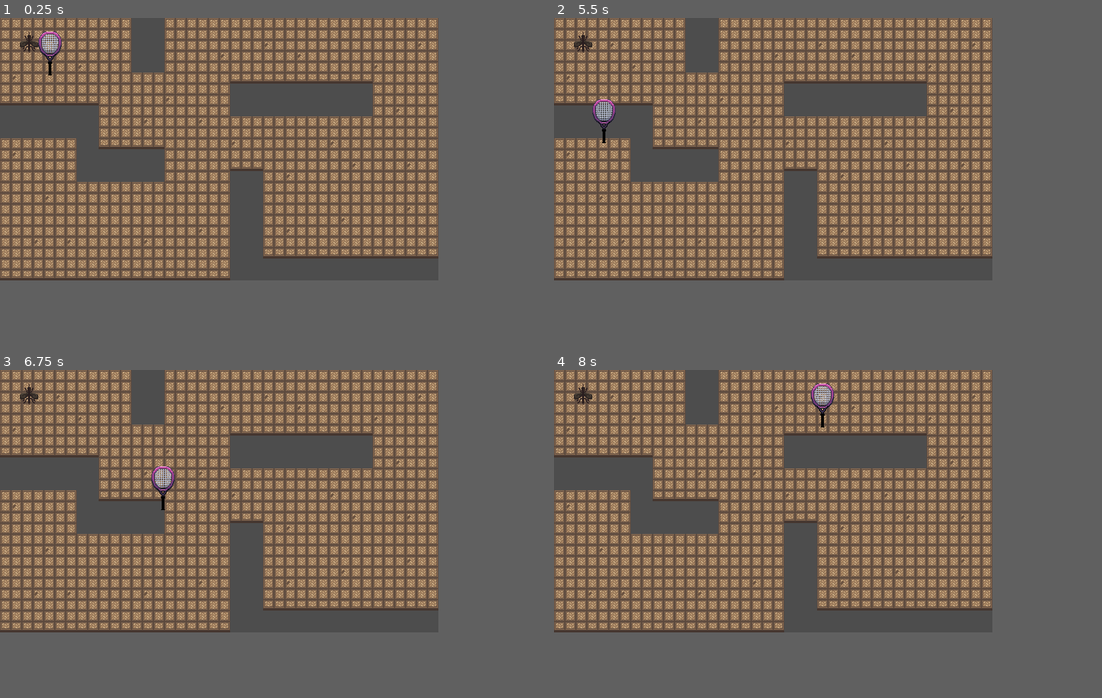
Above: before the commit, frames 1-4 (two rows, left to right).
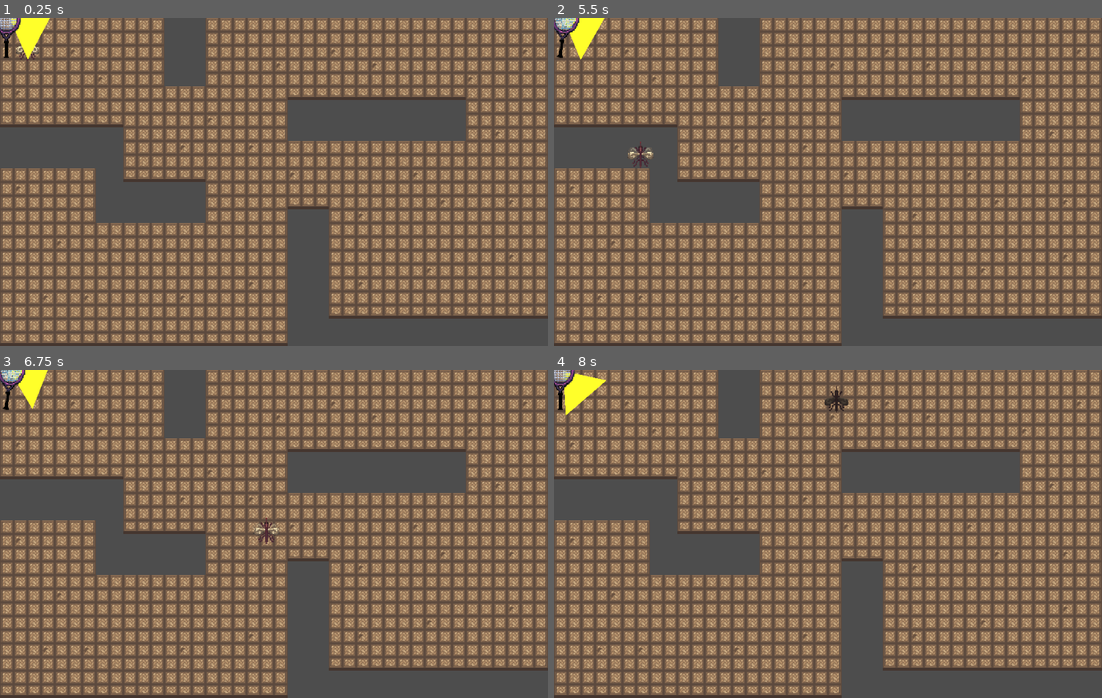
Above: after the commit, the same moments.

Repository: VivianChenyc5519/hit-mosquito
Game: Godot game, scene res://scenes/game.tscn
The game is run twice, just before and just after one commit, with the same random seed, the same clock (stepped at 60 frames per second) and the same inputs.
Inputs (mouse positions are in pixels of both pictures, inside the frame that each line leads up to):
- Up to frame 1 (0.25 s): no input
- Up to frame 2 (5.5 s): tap Enter at 0.5 s; move the mouse to (871, 136) at 0.52 s; press the mouse at (871, 136) at 0.53 s; hold D (move_right) 0.53-1.28 s; move the mouse to (685, 162) at 1.27 s; release the mouse at (685, 162) at 1.28 s; hold S (move_down) 1.28-2.03 s; click (685, 162) at 1.35 s; move the mouse to (817, 90) at 2.02 s; press the mouse at (817, 90) at 2.03 s; hold D (move_right) 2.03-2.78 s; tap 1 at 2.1 s; move the mouse to (751, 201) at 2.77 s; release the mouse at (751, 201) at 2.78 s; hold W (move_up) 2.78-3.53 s; tap 2 at 2.85 s; click (751, 201) at 3.05 s; move the mouse to (904, 188) at 3.52 s; press the mouse at (904, 188) at 3.53 s; hold A (move_left) 3.53-5.03 s; tap 3 at 3.6 s; move the mouse to (641, 109) at 4.27 s; release the mouse at (641, 109) at 4.28 s; click (641, 109) at 4.35 s; move the mouse to (795, 149) at 5.02 s; press the mouse at (795, 149) at 5.03 s; hold S (move_down) from 5.03 s (still down)
- Up to frame 3 (6.75 s): move the mouse to (153, 435) at 5.77 s; release S (move_down) at 5.78 s; release the mouse at (153, 435) at 5.78 s; hold D (move_right) 5.78-6.53 s; tap 1 at 5.85 s; click (153, 435) at 6.05 s; move the mouse to (317, 488) at 6.52 s; press the mouse at (317, 488) at 6.53 s; hold W (move_up) from 6.53 s (still down); tap 2 at 6.6 s
- Up to frame 4 (8 s): move the mouse to (685, 514) at 7.27 s; release W (move_up) at 7.28 s; release the mouse at (685, 514) at 7.28 s; hold D (move_right) from 7.28 s (still down); tap 3 at 7.35 s; click (685, 514) at 7.55 s
In our replay, the window is 640x384 before the commit and 800x480 after it. These sizes can differ from the game's own. Grey fills any space a smaller window leaves; there, only what the larger window draws over its background counts as a difference.

The runs differ from the first frame. In frame 1, 64% of the frame differs, in the area x 0-100%, y 0-100%; in frame 2, 64%; in frame 3, 64%; in frame 4, 64%.

Commit message:
add movement and connect animation
- Add movements for both mosquito and human. Change test_player in game.gd to change what role to move during testing stage
- Animation is hooked up to user interaction

Diff:
--- a/project.godot
+++ b/project.godot
@@ -17,10 +17,10 @@
 
 [display]
 
-window/size/viewport_width=640
-window/size/viewport_height=384
+window/size/viewport_width=1280
+window/size/viewport_height=768
 window/stretch/mode="canvas_items"
-window/stretch/aspect="expand"
+window/stretch/scale=2.0
 
 [dotnet]
 
@@ -52,6 +52,11 @@
 , Object(InputEventKey,"resource_local_to_scene":false,"resource_name":"","device":16,"window_id":0,"alt_pressed":false …(186 unchanged characters)…
 ]
 }
+primary_action={
+"deadzone": 0.2,
+"events": [Object(InputEventMouseButton,"resource_local_to_scene":false,"resource_name":"","device":-1,"window_id":0,"alt_pressed":false,"shift_pressed":false,"ctrl_pressed":false,"meta_pressed":false,"button_mask":0,"position":Vector2(0, 0),"global_position":Vector2(0, 0),"factor":1.0,"button_index":1,"canceled":false,"pressed":false,"double_click":false,"script":null)
+]
+}
 
 [physics]
 
--- a/scenes/game.tscn
+++ b/scenes/game.tscn
@@ -2,6 +2,7 @@
 
 [ext_resource type="Texture2D" uid="uid://dlm5mrf04o8i8" path="res://assets/tile_border_left.png" id="1_dinhu"]
 [ext_resource type="Texture2D" uid="uid://dgjbbhus0laao" path="res://assets/tile.png" id="1_lnu2h"]
+[ext_resource type="Script" uid="uid://b08oi5q3x0nl5" path="res://scripts/game.gd" id="1_trtic"]
 [ext_resource type="Texture2D" uid="uid://c3fngjcv2msi5" path="res://assets/tile_broken.png" id="2_lbhrr"]
 [ext_resource type="Texture2D" uid="uid://be7v3pxqhlc0r" path="res://assets/tile_border_down.png" id="3_iywne"]
 [ext_resource type="PackedScene" uid="uid://ogbjfi8jnnew" path="res://scenes/mosquito.tscn" id="4_iywne"]
@@ -12,6 +13,7 @@
 [ext_resource type="Texture2D" uid="uid://bkq6te8q30rht" path="res://assets/tile_corner_top_left.png" id="7_ca42v"]
 [ext_resource type="Texture2D" uid="uid://bq6cit5w8caa0" path="res://assets/tile_corner_down_right.png" id="8_rysoc"]
 [ext_resource type="Texture2D" uid="uid://dsw4hc80mldak" path="res://assets/tile_corner_down_left.png" id="9_ssvqc"]
+[ext_resource type="Script" uid="uid://diomicnu87yi" path="res://scripts/game_manager.gd" id="14_ir15t"]
 
 [sub_resource type="TileMapPattern" id="TileMapPattern_dinhu"]
 tile_data = PackedInt32Array(0, 12, 0, 65536, 12, 0, 131072, 12, 0, 196608, 12, 0, 262144, 12, 0, 1, 12, 0, 65537, 12,  …(254 unchanged characters)…
@@ -70,6 +72,7 @@
 pattern_0 = SubResource("TileMapPattern_dinhu")
 
 [node name="Game" type="Node2D" unique_id=916694075]
+script = ExtResource("1_trtic")
 
 [node name="Walls" type="StaticBody2D" parent="." unique_id=133682971]
 
@@ -80,3 +83,6 @@
 [node name="Mosquito" parent="." unique_id=1176946089 instance=ExtResource("4_iywne")]
 
 [node name="Racket" parent="." unique_id=766657232 instance=ExtResource("5_p57ef")]
+
+[node name="GameManager" type="Node2D" parent="." unique_id=1058215613]
+script = ExtResource("14_ir15t")
--- a/scenes/mosquito.tscn
+++ b/scenes/mosquito.tscn
@@ -1,6 +1,7 @@
 [gd_scene format=3 uid="uid://ogbjfi8jnnew"]
 
 [ext_resource type="Texture2D" uid="uid://dq1e1w7vuu6rh" path="res://assets/m_death.png" id="1_8fycp"]
+[ext_resource type="Script" uid="uid://op2o7phrer2t" path="res://scripts/mosquito.gd" id="1_jn24c"]
 [ext_resource type="Texture2D" uid="uid://ltnrmp3rfr5j" path="res://assets/m_fly.png" id="2_jn24c"]
 [ext_resource type="Texture2D" uid="uid://bwgph45m3pyqf" path="res://assets/m_rest.png" id="3_0q40q"]
 
@@ -128,11 +129,13 @@
 
 [node name="Mosquito" type="CharacterBody2D" unique_id=1176946089]
 motion_mode = 1
+script = ExtResource("1_jn24c")
 
-[node name="AnimatedSprite2D" type="AnimatedSprite2D" parent="." unique_id=329005516]
+[node name="MosquitoSprite" type="AnimatedSprite2D" parent="." unique_id=329005516]
 position = Vector2(43, 35)
 sprite_frames = SubResource("SpriteFrames_g2yis")
 animation = &"dead"
+frame_progress = 0.044030678
 
 [node name="CollisionShape2D" type="CollisionShape2D" parent="." unique_id=1591447122]
 visible = false
--- a/scenes/racket.tscn
+++ b/scenes/racket.tscn
@@ -2,6 +2,9 @@
 
 [ext_resource type="Script" uid="uid://bj3e1um2igvry" path="res://scripts/human.gd" id="1_fvi3j"]
 [ext_resource type="Texture2D" uid="uid://btlke47w2aeos" path="res://assets/r_hit.png" id="1_p3awx"]
+
+[sub_resource type="CircleShape2D" id="CircleShape2D_6ugr2"]
+radius = 16.0
 
 [sub_resource type="AtlasTexture" id="AtlasTexture_fvi3j"]
 atlas = ExtResource("1_p3awx")
@@ -98,17 +101,8 @@
 "speed": 5.0
 }]
 
-[sub_resource type="CircleShape2D" id="CircleShape2D_6ugr2"]
-radius = 16.0
-
 [node name="Racket" type="CharacterBody2D" unique_id=766657232]
 script = ExtResource("1_fvi3j")
-
-[node name="AnimatedSprite2D" type="AnimatedSprite2D" parent="." unique_id=1987754250]
-position = Vector2(61, 51)
-sprite_frames = SubResource("SpriteFrames_g2yis")
-animation = &"idle"
-frame_progress = 0.33862698
 
 [node name="CollisionShape2D" type="CollisionShape2D" parent="." unique_id=890618767]
 position = Vector2(61, 36)
@@ -116,4 +110,13 @@
 
 [node name="RacketPivot" type="Node2D" parent="." unique_id=1084132392]
 
-[node name="RacketSprite" type="Sprite2D" parent="RacketPivot" unique_id=1161267304]
+[node name="VisionCone" type="Polygon2D" parent="RacketPivot" unique_id=1808748755]
+position = Vector2(1, 0)
+color = Color(1, 1, 0.16470589, 1)
+polygon = PackedVector2Array(0, 0, 41, -31, 41, 32)
+
+[node name="RacketSprite" type="AnimatedSprite2D" parent="." unique_id=1987754250]
+position = Vector2(-3, 14)
+sprite_frames = SubResource("SpriteFrames_g2yis")
+animation = &"hit"
+frame_progress = 0.8381526
--- a/scripts/game.gd
+++ b/scripts/game.gd
@@ -2,18 +2,49 @@
 
 const GameManager = preload("res://scripts/game_manager.gd")
 var manager
-
+@onready var human: Human = $Racket
+@onready var mosquito: Mosquito = $Mosquito
+enum TestPlayer {
+	HUMAN,
+	MOSQUITO,
+	BOTH
+}
+@export var test_player = TestPlayer.MOSQUITO
 
 # Called when the node enters the scene tree for the first time.
 func _ready() -> void:
 	manager = GameManager.new()
 	add_child(manager)
 	connect_game_signals()
+	connect_player_signals()
+	setup_test_player()
 
+func setup_test_player() -> void:
+	match test_player:
+		TestPlayer.HUMAN:
+			human.set_input_enabled(true)
+			mosquito.set_input_enabled(false)
+		TestPlayer.MOSQUITO:
+			human.set_input_enabled(false)
+			mosquito.set_input_enabled(true)
+		TestPlayer.BOTH:
+			human.set_input_enabled(true)
+			mosquito.set_input_enabled(true)
 
 # Called every frame. 'delta' is the elapsed time since the previous frame.
 func _process(delta: float) -> void:
 	pass
+
+
+func connect_player_signals() -> void:
+	human.slap_requested.connect(
+		_on_human_slap_requested
+	)
+
+	# Add this once mosquito.gd exposes bite_requested:
+	mosquito.bite_requested.connect(
+		_on_mosquito_bite_requested
+	 )
 
 func connect_game_signals() -> void:
 	manager.match_started.connect(
@@ -25,10 +56,20 @@
 	manager.human_recovered.connect(_on_human_recovered)
 	manager.mosquito_boost_started.connect(_on_mosquito_boost_started)
 	manager.mosquito_boost_ended.connect(_on_mosquito_boost_ended)
+	manager.slap_resolved.connect(
+		_on_slap_resolved
+	)
 
 func _on_match_started(duration: float) -> void:
 	print("Match started")
 	print("Duration: ", duration)
+
+func _on_human_slap_requested() -> void:
+	# Temporary until collision detection is integrated.
+	print("GAME: Human attempted to slap..")
+	var did_hit := false
+
+	manager.attempt_slap(did_hit)
 
 func _on_human_hp_changed(current: int, max_hp: int) -> void :
 	print("Human hp: ", current, "/", max_hp)
@@ -48,6 +89,20 @@
 func _on_match_ended(winner: int, _reason: int) -> void:
 	print("Match ended. Winner ", winner)
 
+func _on_slap_resolved(hit: bool) -> void:
+	if hit:
+		human.play_hit_animation()
+		mosquito.die()
+	else:
+		human.play_hitting_animation()
+
+func _on_mosquito_bite_requested() -> void:
+	print("GAME: Mosquito attempted to bite..")
+	var did_hit := true
+
+	manager.attempt_bite(did_hit)
+
+
 func _unhandled_key_input(event: InputEvent) -> void:
 	if not event.pressed:
 		return
--- a/scripts/human.gd
+++ b/scripts/human.gd
@@ -3,9 +3,17 @@
 
 signal slap_requested
 
-@export var move_speed := 220.0
+@export var move_speed:= 220.0
+@export var aim_rotation_speed: float = 8.0
 
+# Racket_pivot controls the mouse rotation
 @onready var racket_pivot: Node2D = $RacketPivot
+@onready var racket_sprite: AnimatedSprite2D = $RacketSprite
+
+func _ready() -> void:
+	racket_sprite.play("idle")
+	racket_sprite.animation_finished.connect(_on_racket_animation_finished)
+
 
 var input_enabled := true
 var is_stunned := false
@@ -13,7 +21,7 @@
 
 func _physics_process(_delta: float) -> void:
 	handle_movement()
-	handle_aim()
+	handle_aim(_delta)
 
 
 func handle_movement() -> void:
@@ -33,20 +41,42 @@
 	move_and_slide()
 
 
-func handle_aim() -> void:
-	racket_pivot.look_at(get_global_mouse_position())
+func handle_aim(delta: float) -> void:
+	var direction: Vector2 = (
+		get_global_mouse_position()
+		- racket_pivot.global_position
+	)
+
+	var target_angle := direction.angle()
+
+	racket_pivot.rotation = lerp_angle(
+		racket_pivot.rotation,
+		target_angle,
+		aim_rotation_speed * delta
+	)
 
 
 func _unhandled_input(event: InputEvent) -> void:
-	if event.is_action_pressed("slap"):
+	if event.is_action_pressed("primary_action"):
 		request_slap()
 
 
 func request_slap() -> void:
 	if not input_enabled or is_stunned:
 		return
+	slap_requested.emit()
 
-	slap_requested.emit()
+
+func play_hitting_animation() -> void:
+	racket_sprite.play("hitting")
+
+
+func play_hit_animation() -> void:
+	racket_sprite.play("hit")
+
+
+func play_idle_animation() -> void:
+	racket_sprite.play("idle")
 
 
 func set_stunned(stunned: bool) -> void:
@@ -61,3 +91,11 @@
 
 	if not enabled:
 		velocity = Vector2.ZERO
+
+
+func _on_racket_animation_finished() -> void:
+	if racket_sprite.animation == "hitting":
+		racket_sprite.play("idle")
+
+	elif racket_sprite.animation == "hit":
+		racket_sprite.play("idle")
--- /dev/null
+++ b/scripts/mosquito.gd
@@ -0,0 +1,107 @@
+class_name Mosquito
+extends CharacterBody2D
+
+
+signal bite_requested
+
+
+@export var normal_speed: float = 280.0
+@export var boosted_speed: float = 400.0
+
+
+@onready var mosquito_sprite: AnimatedSprite2D = $MosquitoSprite
+
+
+var input_enabled: bool = true
+var is_boosted: bool = false
+
+var is_dying: bool = false
+var is_dead: bool = false
+
+
+func _ready() -> void:
+	mosquito_sprite.animation_finished.connect(
+		_on_animation_finished
+	)
+
+	mosquito_sprite.play("idle")
+
+
+func _physics_process(_delta: float) -> void:
+	handle_movement()
+	update_animation()
+
+
+func handle_movement() -> void:
+	if not input_enabled or is_dying or is_dead:
+		velocity = Vector2.ZERO
+		move_and_slide()
+		return
+
+	var direction: Vector2 = Input.get_vector(
+		"move_left",
+		"move_right",
+		"move_up",
+		"move_down"
+	)
+
+	var current_speed: float = normal_speed
+
+	if is_boosted:
+		current_speed = boosted_speed
+
+	velocity = direction * current_speed
+
+	move_and_slide()
+
+
+func update_animation() -> void:
+	# Don't let normal movement animations override death.
+	if is_dying or is_dead:
+		return
+
+	if velocity.length() > 0.0:
+		mosquito_sprite.play("fly")
+	else:
+		mosquito_sprite.play("idle")
+
+
+func die() -> void:
+	if is_dying or is_dead:
+		return
+
+	is_dying = true
+	input_enabled = false
+	velocity = Vector2.ZERO
+
+	mosquito_sprite.play("die")
+
+
+func _on_animation_finished() -> void:
+	if mosquito_sprite.animation == "die":
+		is_dying = false
+		is_dead = true
+
+		mosquito_sprite.play("dead")
+
+
+func set_boosted(boosted: bool) -> void:
+	is_boosted = boosted
+
+func _unhandled_input(event: InputEvent) -> void:
+	if event.is_action_pressed("primary_action"):
+		request_bite()
+
+func request_bite() -> void:
+	if not input_enabled or is_dying or is_dead:
+		return
+	bite_requested.emit()
+
+func set_input_enabled(enabled: bool) -> void:
+	if is_dying or is_dead:
+		return
+
+	input_enabled = enabled
+
+	if not enabled:
+		velocity = Vector2.ZERO
Not shown, added: scripts/mosquito.gd.uid
Not shown, added: scenes/game.tscn6605924309.tmp
Not shown, added: scenes/game.tscn6617337509.tmp
Not shown, added: scenes/game.tscn6635752051.tmp
Not shown, added: scenes/game.tscn6670463586.tmp
